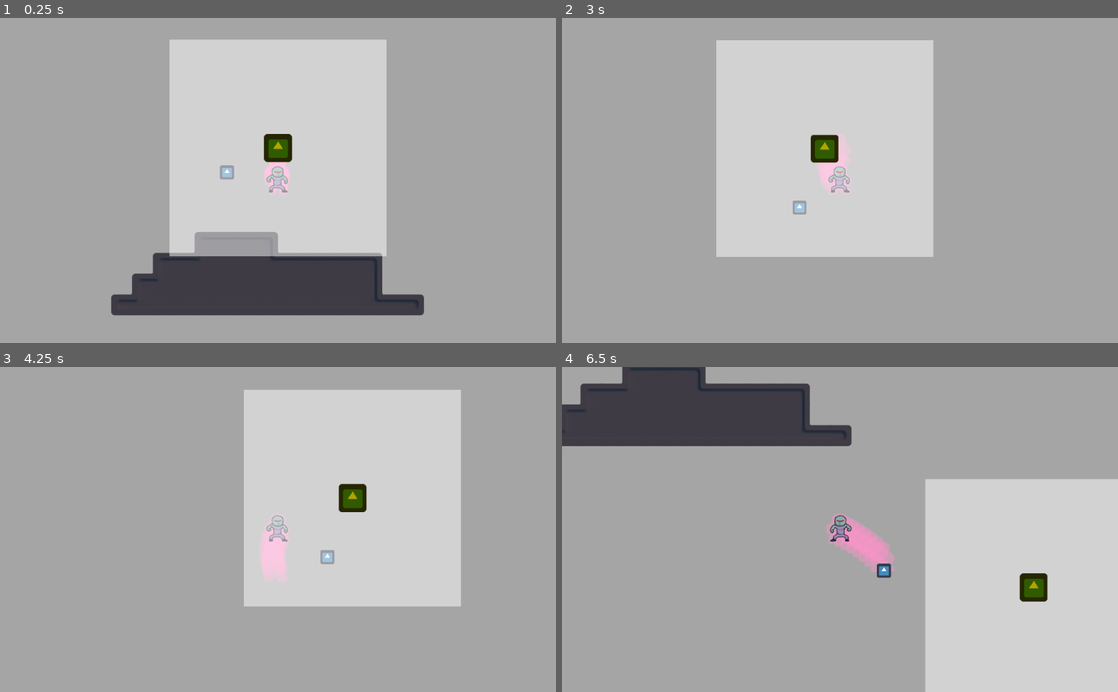
Above: before the commit, frames 1-4 (two rows, left to right).
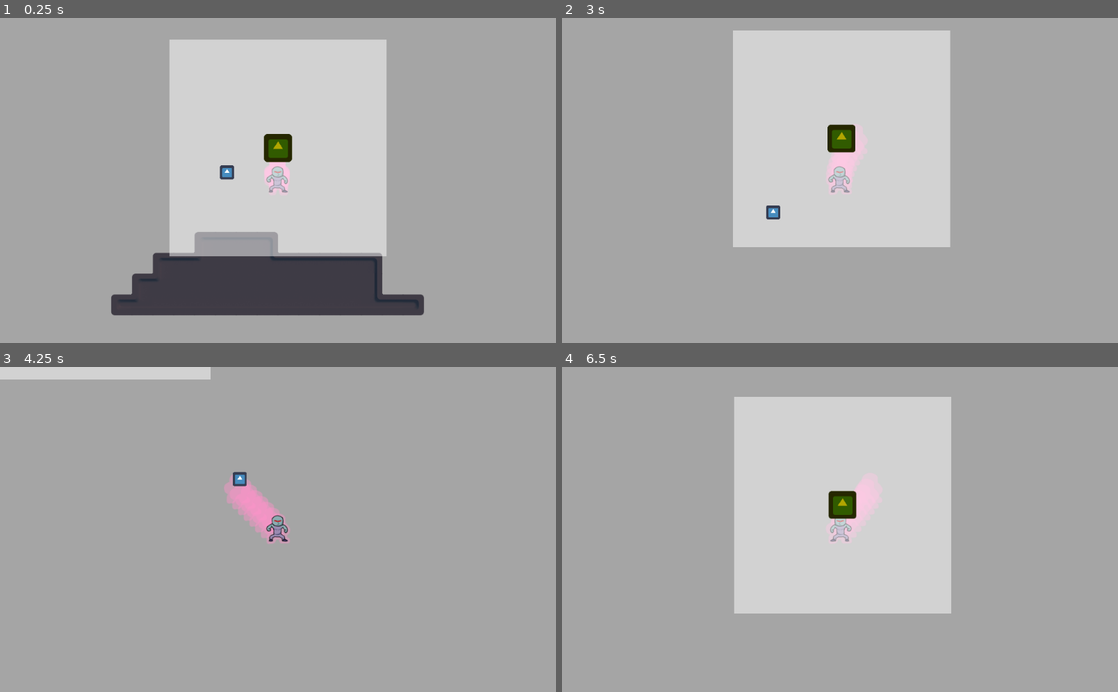
Above: after the commit, the same moments.

Repository: mdrgon1/GWJ-22-Spinzo
Game: Godot game, scene res://Main.tscn
Two runs of this game, one before a commit and one after it. Both use one fixed random seed, a clock stepped at 60 frames per second and the inputs below. The engine's default icon, where the game draws it, is replaced by a stand-in: a white triangle on a blue panel in a dark square.
Inputs:
- Up to frame 1 (0.25 s): no input
- Up to frame 2 (3 s): hold V 0.53-1.28 s; hold Right (move_right) 0.53-2.03 s; tap W (jump) at 0.77, 1.52 s; tap Shift (aim) at 1.35 s; tap V at 1.55, 2.3, 2.85 s; hold A (move_left) 2.03-2.78 s; hold E (throw_ball) 2.03-2.78 s; hold Right (move_right) from 2.78 s (still down)
- Up to frame 3 (4.25 s): keep holding Right (move_right); tap W (jump) at 3.02, 3.77 s; hold V from 3.53 s (still down)
- Up to frame 4 (6.5 s): release Right (move_right) at 4.28 s; release V at 4.28 s; hold A (move_left) 4.28-5.03 s; tap Shift (aim) at 4.35 s; tap W (jump) at 4.52, 6.02 s; tap V at 4.55, 5.3, 5.85 s; hold Right (move_right) 5.03-5.78 s; hold E (throw_ball) 5.03-5.78 s; hold A (move_left) from 5.78 s (still down)

The runs differ from the first frame. In frame 1, 0.1% of the frame differs, in the area x 39-43%, y 45-50%; in frame 2, 7.4%; in frame 3, 28%; in frame 4, 52%, in the area x 0-100%, y 0-100%.

Commit message:
ball can only grab grabbable islands

Diff:
--- a/Project/Ball/Movement/Throwing.gd
+++ b/Project/Ball/Movement/Throwing.gd
@@ -38,9 +38,6 @@
 	if((OS.get_ticks_msec() - time_thrown) >= MAX_TIME):
 		return ["Default", false]
 
-	if(Input.is_key_pressed(KEY_V)):
-		start_swinging()
-
 func start_swinging():
 	owner.player.movement.update_state("Swinging")	#force player into swinging state
 	owner.movement.update_state(["Default", true])
--- a/Project/Main.tscn
+++ b/Project/Main.tscn
@@ -20,6 +20,7 @@
 "ball",
 ] instance=ExtResource( 3 )]
 position = Vector2( -20.5619, 0 )
+z_index = 1
 collision_layer = 2
 collision_mask = 2
 
--- /dev/null
+++ b/Project/level_templates/Area2D.gd
@@ -0,0 +1,23 @@
+extends Area2D
+
+
+# Declare member variables here. Examples:
+# var a = 2
+# var b = "text"
+
+
+# Called when the node enters the scene tree for the first time.
+func _ready():
+	pass # Replace with function body.
+
+
+# Called every frame. 'delta' is the elapsed time since the previous frame.
+#func _process(delta):
+#	pass
+
+
+func _on_Area2D_body_entered(body):
+	if(body in get_tree().get_nodes_in_group("ball")):
+		if(body.movement.current_state == body.movement.substates_map["Throwing"]):
+			body.movement.current_state.start_swinging()
+			body.position = global_position
--- a/Project/level_templates/Grabbable.tscn
+++ b/Project/level_templates/Grabbable.tscn
@@ -1,20 +1,24 @@
-[gd_scene load_steps=4 format=2]
+[gd_scene load_steps=5 format=2]
 
 [ext_resource path="res://icon.png" type="Texture" id=1]
 [ext_resource path="res://Scripts/LevelTemplate.gd" type="Script" id=2]
+[ext_resource path="res://level_templates/Area2D.gd" type="Script" id=3]
 
 [sub_resource type="RectangleShape2D" id=1]
 extents = Vector2( 6.17605, 5.90527 )
 
-[node name="Area2D" type="Area2D" groups=[
+[node name="Node2D" type="Node2D" groups=[
 "grabbable",
 ]]
-collision_layer = 2
-collision_mask = 2
 script = ExtResource( 2 )
 bounds_rect = Rect2( -50, -50, 100, 100 )
 
-[node name="CollisionShape2D" type="CollisionShape2D" parent="."]
+[node name="Area2D" type="Area2D" parent="."]
+collision_layer = 2
+collision_mask = 2
+script = ExtResource( 3 )
+
+[node name="CollisionShape2D" type="CollisionShape2D" parent="Area2D"]
 shape = SubResource( 1 )
 
 [node name="Sprite" type="Sprite" parent="."]
@@ -23,3 +27,4 @@
 texture = ExtResource( 1 )
 
 [node name="EnemySpawns" type="Node2D" parent="."]
+[connection signal="body_entered" from="Area2D" to="Area2D" method="_on_Area2D_body_entered"]
